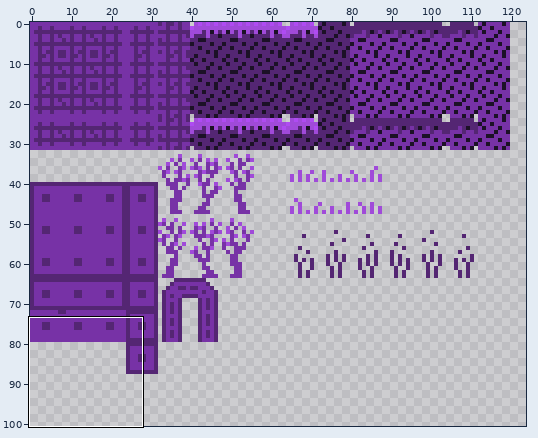
Pixel-art file, stored at assets/tileset.aseprite. Above, an overview of the earlier version with the close-up marked.
Close-up. Earlier state:
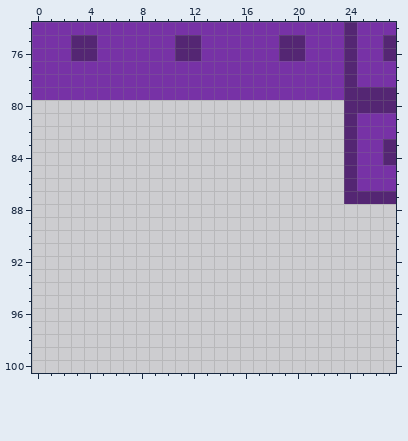
128x128 pixels, 1 frame. Shown: x 0..27, y 74..100. The wide view leaves out empty margins.
Once edited:
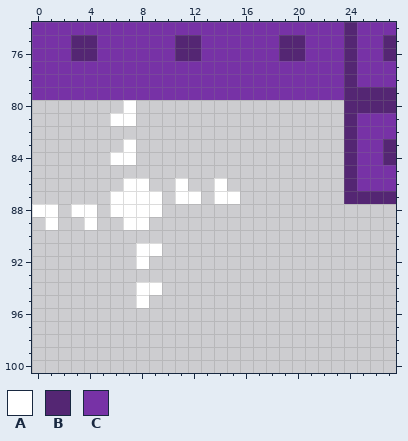
Palette (. is transparent): A #ffffff  B #542673  C #7732a6
What changed:
Layer "blocks":
There is now colour A in row 80 at x 7; in row 81 at x 6 to 7; in row 83 at x 7; in row 84 at x 6 to 7; in row 86 at x 7 to 8, 11 and 14; in row 87 at x 6 to 9, 11 to 12 and 14 to 15.
There is now colour A in row 88 at x 0 to 1, 3 to 4 and 6 to 9; in row 89 at x 1, 4 and 7 to 8; in row 91 at x 8 to 9; in row 92 at x 8; in row 94 at x 8 to 9; in row 95 at x 8.
Pixel boxes of the changes (left, top, right, bottom) in both close-ups:
added: (32, 100, 240, 308)
